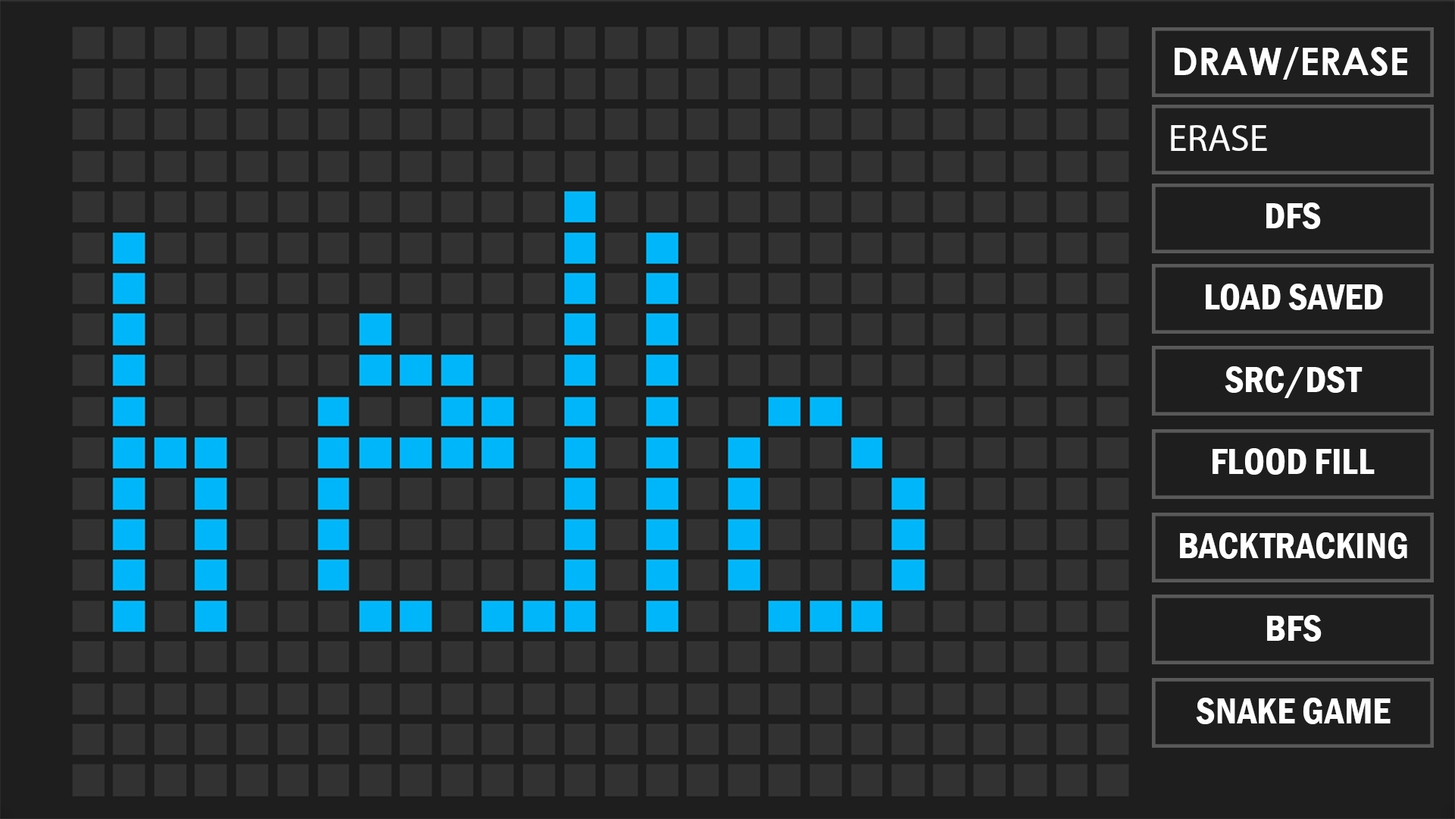
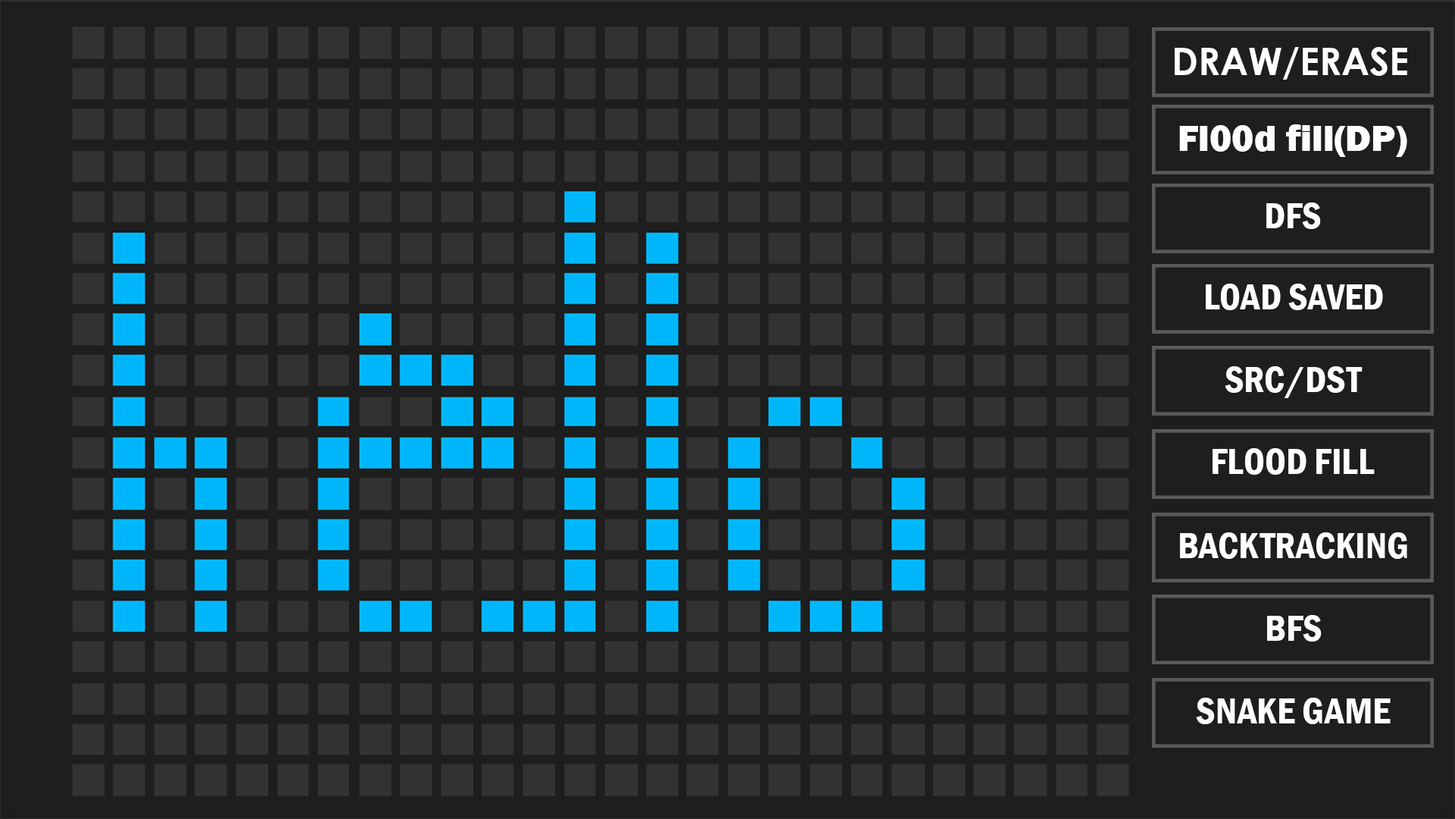
Layer changes from the first 1455x819 image to the second:
renamed "ERASE" to "Fl00d fill(DP)", painted on it over [1171, 124, 1408, 157]
